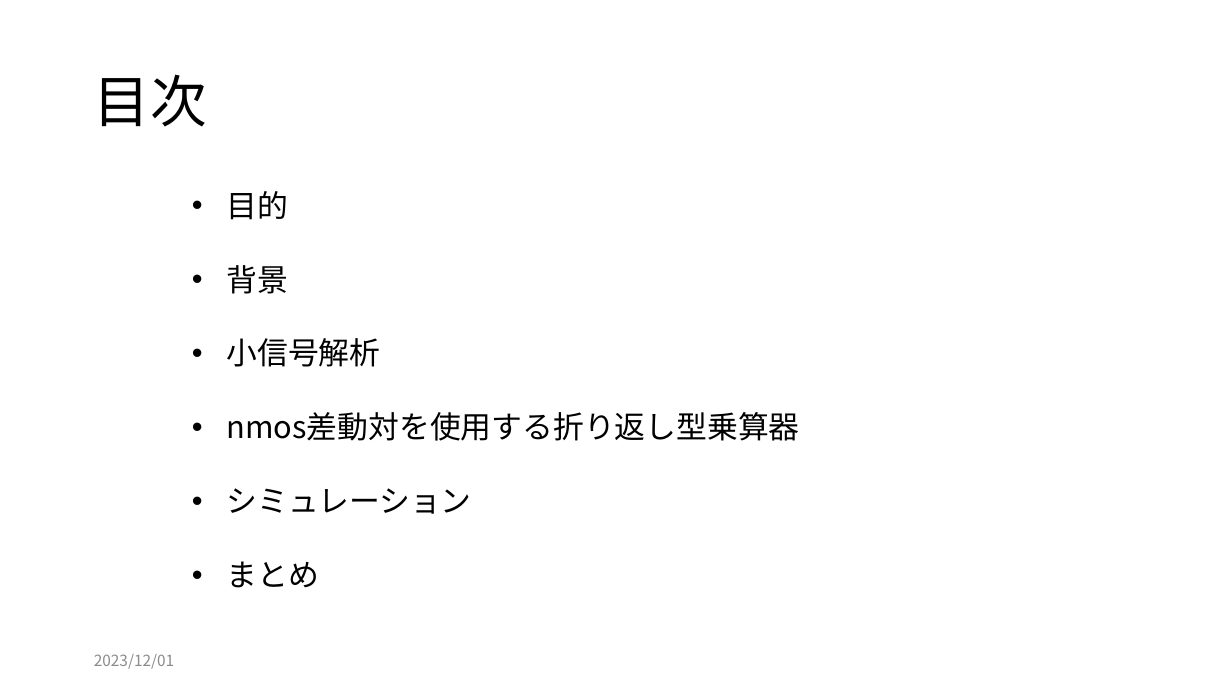
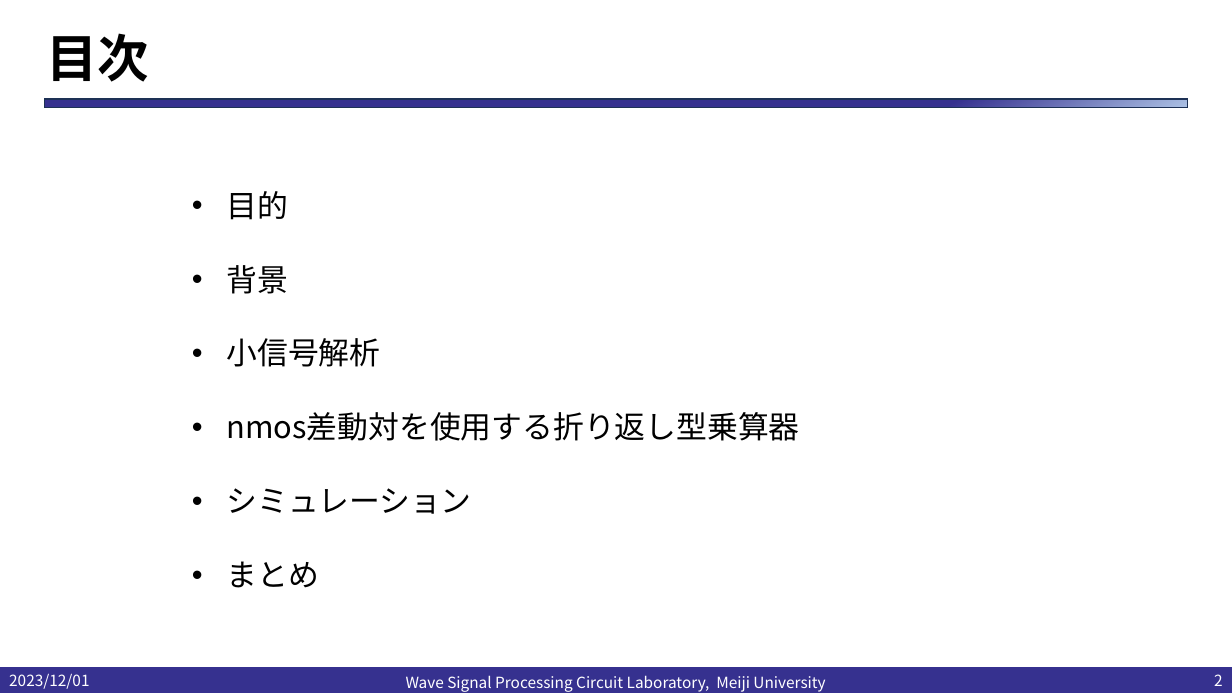
Before and after one commit to kjm-desktop10400/reserch, a slide deck: slide 2 of folded_gilbert/seminar/20231205/20231201小島光.pptx. Drawn at 1232x693 pixels with LibreOffice and Linux fonts; fonts in the diff are those of the drawing; background and template pictures are left out. Boxes give left, top, right and bottom in pixels: in the first picture for what was removed or moved away, otherwise in the second. Text is boxed around its words. In the diff, an @@ line names an element or a change of style, - is before the commit and + after.

```diff
--- a/folded_gilbert/seminar/20231205/20231201小島光.pptx
+++ b/folded_gilbert/seminar/20231205/20231201小島光.pptx
@@ title "目次": place and size @@
-title "目次" at (94,74,207,127)
+title "目次" at (47,33,150,82)
@@ title "目次" at (47,33,150,82): size 44 to 40 pt, bold on @@
@@ rectangle added at (44,99,1188,107), fill gradient #36318F to #ABC0E4 to #C7D5ED, outline #1E3256 1 pt @@
@@ text "2023/12/01": place and size @@
-text "2023/12/01" at (94,654,174,669)
+text "2023/12/01" at (9,673,89,689)
@@ text "2023/12/01" at (9,673,89,689): text colour #8C8C8C to #FFFFFF @@
@@ rectangle added at (0,668,1232,693), fill #36318F, outline #36318F 1 pt @@
@@ text added at (406,675,825,692), 12 pt, text #FFFFFF @@
+Wave Signal Processing Circuit Laboratory, Meiji University
@@ page number added at (1214,674,1223,686), 12 pt, text #FFFFFF @@
+2
```
Also in this commit, not shown: 7 other slides changed, 15 slides added, 10 other files.
